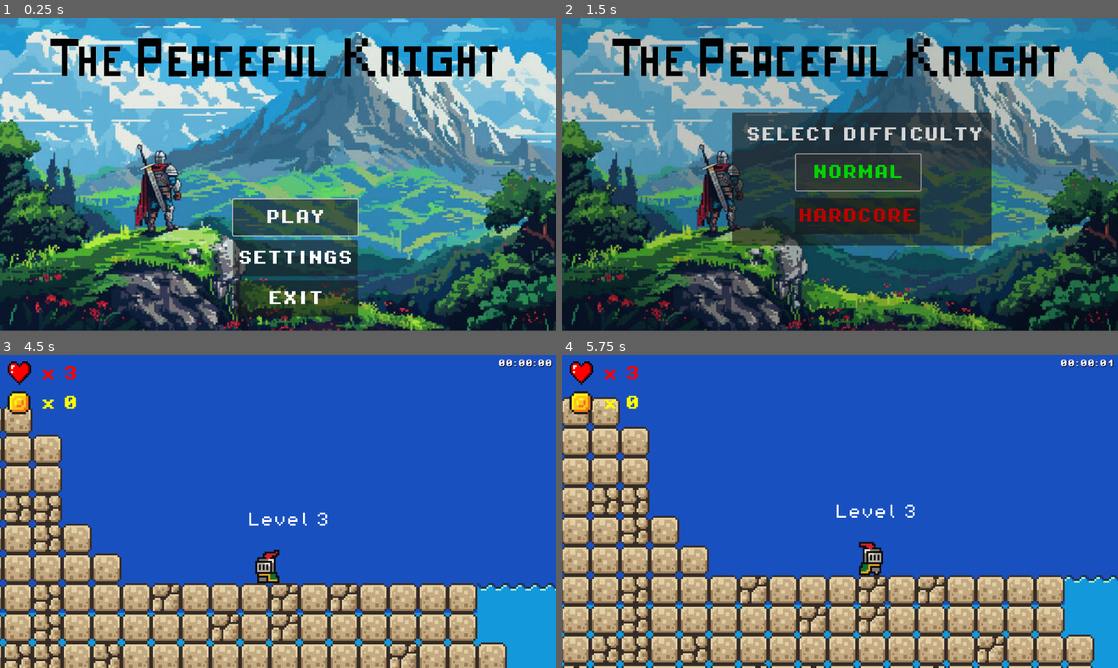
Above: before the commit, frames 1-4 (two rows, left to right).
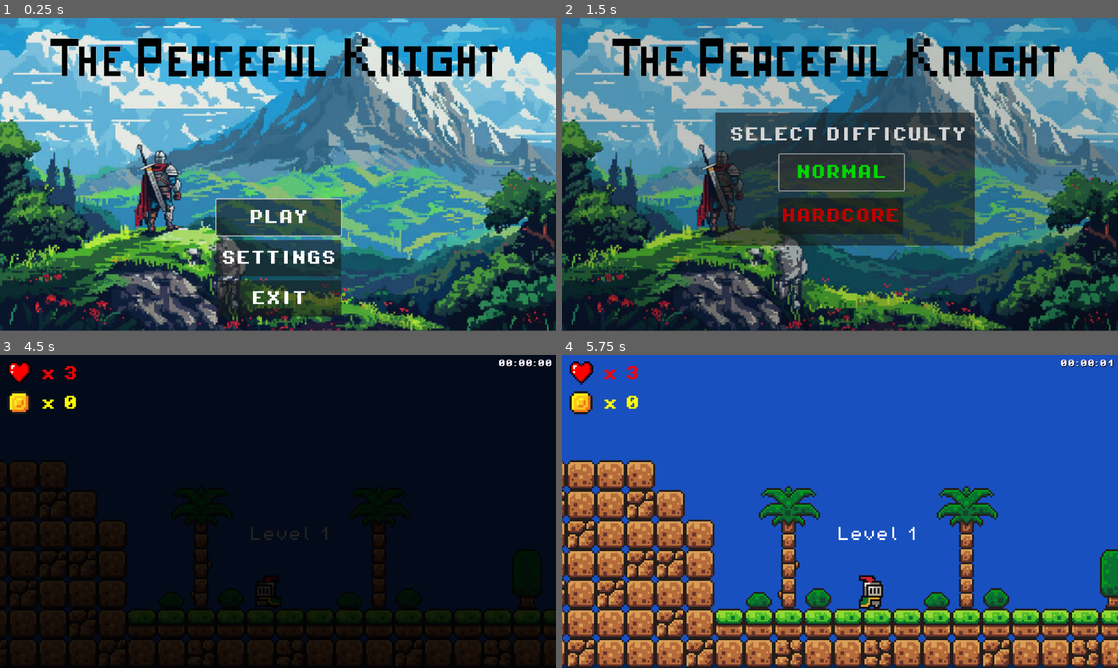
Above: after the commit, the same moments.

Repository: tiagonico/first_game_godot
Game: Godot game, scene res://scenes/master_scene.tscn
The game is run twice, just before and just after one commit, with the same random seed, the same clock (stepped at 60 frames per second) and the same inputs. Sound files missing from this copy of the repository are replaced by a short silence.
Inputs (mouse positions are in pixels of both pictures, inside the frame that each line leads up to):
- Up to frame 1 (0.25 s): no input
- Up to frame 2 (1.5 s): click "PLAY" at 0.5 s; click "NORMAL" at 1.25 s
- Up to frame 3 (4.5 s): click "NORMAL" at 2 s; move the mouse to (400, 495) at 2.77 s; hold D (move_right) 2.78-4.28 s; tap Shift (walk) at 2.85, 3.6, 4.35 s; tap Space (jump) at 3.02, 3.77 s; move the mouse to (166, 527) at 3.52 s; move the mouse to (333, 442) at 4.27 s; hold A (move_left) from 4.28 s (still down)
- Up to frame 4 (5.75 s): move the mouse to (812, 574) at 5.02 s; release A (move_left) at 5.03 s; hold D (move_right) from 5.03 s (still down); tap Shift (walk) at 5.1 s; tap Space (jump) at 5.27 s

The runs differ from the first frame. In frame 1, 2.9% of the frame differs, in the area x 38-65%, y 57-96%; in frame 2, 4.7%; in frame 3, 99%, in the area x 0-100%, y 0-100%; in frame 4, 43%.

Commit message:
Add game over scene

Diff:
--- /dev/null
+++ b/scenes/game_over.tscn
@@ -0,0 +1,142 @@
+[gd_scene load_steps=13 format=3 uid="uid://brknn01402ntc"]
+
+[ext_resource type="Texture2D" uid="uid://dnuv0vecpqkko" path="res://assets/sprites/knight.png" id="1_fgyph"]
+[ext_resource type="Script" path="res://scripts/game_over.gd" id="1_ut82o"]
+[ext_resource type="FontFile" uid="uid://ccyvbi5e0k2ym" path="res://assets/fonts/PixelOperator8-Bold.ttf" id="2_smoai"]
+[ext_resource type="AudioStream" uid="uid://bmxwdd5xnake8" path="res://assets/sounds/game_over.wav" id="4_mbeu6"]
+
+[sub_resource type="AtlasTexture" id="AtlasTexture_mpcua"]
+atlas = ExtResource("1_fgyph")
+region = Rect2(32, 0, 32, 32)
+
+[sub_resource type="AtlasTexture" id="AtlasTexture_ie2oe"]
+atlas = ExtResource("1_fgyph")
+region = Rect2(0, 0, 32, 32)
+
+[sub_resource type="AtlasTexture" id="AtlasTexture_otx81"]
+atlas = ExtResource("1_fgyph")
+region = Rect2(224, 96, 32, 32)
+
+[sub_resource type="AtlasTexture" id="AtlasTexture_utfw8"]
+atlas = ExtResource("1_fgyph")
+region = Rect2(0, 224, 32, 32)
+
+[sub_resource type="AtlasTexture" id="AtlasTexture_7kcig"]
+atlas = ExtResource("1_fgyph")
+region = Rect2(32, 224, 32, 32)
+
+[sub_resource type="AtlasTexture" id="AtlasTexture_vta1b"]
+atlas = ExtResource("1_fgyph")
+region = Rect2(64, 224, 32, 32)
+
+[sub_resource type="AtlasTexture" id="AtlasTexture_4yokn"]
+atlas = ExtResource("1_fgyph")
+region = Rect2(96, 224, 32, 32)
+
+[sub_resource type="SpriteFrames" id="SpriteFrames_7pjea"]
+animations = [{
+"frames": [{
+"duration": 1.0,
+"texture": SubResource("AtlasTexture_mpcua")
+}, {
+"duration": 1.0,
+"texture": SubResource("AtlasTexture_ie2oe")
+}, {
+"duration": 1.0,
+"texture": SubResource("AtlasTexture_otx81")
+}, {
+"duration": 1.0,
+"texture": SubResource("AtlasTexture_utfw8")
+}, {
+"duration": 1.0,
+"texture": SubResource("AtlasTexture_7kcig")
+}, {
+"duration": 1.0,
+"texture": SubResource("AtlasTexture_vta1b")
+}, {
+"duration": 1.0,
+"texture": SubResource("AtlasTexture_4yokn")
+}],
+"loop": false,
+"name": &"new_animation",
+"speed": 2.0
+}]
+
+[node name="Game Over" type="Node2D"]
+script = ExtResource("1_ut82o")
+
+[node name="CanvasLayer" type="CanvasLayer" parent="."]
+
+[node name="ColorRect" type="ColorRect" parent="CanvasLayer"]
+offset_left = -11.0
+offset_top = -38.0
+offset_right = 1229.0
+offset_bottom = 708.0
+color = Color(0, 0, 0, 1)
+
+[node name="AnimatedSprite2D" type="AnimatedSprite2D" parent="CanvasLayer"]
+position = Vector2(589, 331)
+scale = Vector2(10, 10)
+sprite_frames = SubResource("SpriteFrames_7pjea")
+animation = &"new_animation"
+autoplay = "new_animation"
+frame = 6
+frame_progress = 1.0
+
+[node name="Timer" type="Timer" parent="CanvasLayer"]
+wait_time = 8.0
+
+[node name="Label" type="Label" parent="CanvasLayer"]
+offset_left = 329.0
+offset_top = 144.0
+offset_right = 905.0
+offset_bottom = 233.0
+theme_override_colors/font_color = Color(1, 0.0196078, 0.0823529, 1)
+theme_override_fonts/font = ExtResource("2_smoai")
+theme_override_font_sizes/font_size = 64
+text = "GAME OVER"
+
+[node name="MaxLevel" type="Label" parent="CanvasLayer"]
+offset_left = 370.0
+offset_top = 555.0
+offset_right = 472.0
+offset_bottom = 611.0
+theme_override_colors/font_color = Color(1, 1, 0, 1)
+theme_override_fonts/font = ExtResource("2_smoai")
+theme_override_font_sizes/font_size = 48
+text = "1"
+
+[node name="MaxLevel2" type="Label" parent="CanvasLayer"]
+offset_left = 97.0
+offset_top = 558.0
+offset_right = 473.0
+offset_bottom = 614.0
+theme_override_colors/font_color = Color(1, 1, 1, 1)
+theme_override_fonts/font = ExtResource("2_smoai")
+theme_override_font_sizes/font_size = 48
+text = "Level"
+
+[node name="Time" type="Label" parent="CanvasLayer"]
+offset_left = 919.0
+offset_top = 561.0
+offset_right = 1295.0
+offset_bottom = 617.0
+theme_override_colors/font_color = Color(1, 1, 0, 1)
+theme_override_fonts/font = ExtResource("2_smoai")
+theme_override_font_sizes/font_size = 48
+text = "00:00"
+
+[node name="Time2" type="Label" parent="CanvasLayer"]
+offset_left = 697.0
+offset_top = 560.0
+offset_right = 1073.0
+offset_bottom = 616.0
+theme_override_colors/font_color = Color(1, 1, 1, 1)
+theme_override_fonts/font = ExtResource("2_smoai")
+theme_override_font_sizes/font_size = 48
+text = "Time"
+
+[node name="GameOver" type="AudioStreamPlayer" parent="CanvasLayer"]
+stream = ExtResource("4_mbeu6")
+
+[connection signal="timeout" from="CanvasLayer/Timer" to="." method="_on_timer_timeout"]
--- a/scenes/loading.tscn
+++ b/scenes/loading.tscn
@@ -141,7 +141,7 @@
 scale = Vector2(10, 10)
 sprite_frames = SubResource("SpriteFrames_uj1p1")
 autoplay = "default"
-frame_progress = 0.843538
+frame_progress = 0.767824
 
 [node name="Timer" type="Timer" parent="CanvasLayer"]
 wait_time = 2.0
--- a/scenes/menu.tscn
+++ b/scenes/menu.tscn
@@ -362,9 +362,9 @@
 [node name="CanvasLayer" type="CanvasLayer" parent="."]
 
 [node name="ButtonPlay" type="Button" parent="CanvasLayer"]
-offset_left = 503.0
+offset_left = 467.0
 offset_top = 391.0
-offset_right = 772.0
+offset_right = 736.0
 offset_bottom = 469.0
 theme_override_colors/font_color = Color(1, 1, 1, 1)
 theme_override_fonts/font = ExtResource("1_nay07")
@@ -372,9 +372,9 @@
 text = "PLAY"
 
 [node name="ButtonSettings" type="Button" parent="CanvasLayer"]
-offset_left = 503.0
+offset_left = 467.0
 offset_top = 479.0
-offset_right = 772.0
+offset_right = 736.0
 offset_bottom = 557.0
 theme_override_colors/font_color = Color(1, 1, 1, 1)
 theme_override_fonts/font = ExtResource("1_nay07")
@@ -382,9 +382,9 @@
 text = "SETTINGS"
 
 [node name="ButtonQuit" type="Button" parent="CanvasLayer"]
-offset_left = 504.0
+offset_left = 468.0
 offset_top = 566.0
-offset_right = 773.0
+offset_right = 737.0
 offset_bottom = 644.0
 theme_override_colors/font_color = Color(1, 1, 1, 1)
 theme_override_fonts/font = ExtResource("1_nay07")
@@ -392,9 +392,9 @@
 text = "EXIT"
 
 [node name="Panel" type="Panel" parent="CanvasLayer"]
-offset_left = 367.0
+offset_left = 331.0
 offset_top = 204.0
-offset_right = 927.0
+offset_right = 891.0
 offset_bottom = 491.0
 theme = SubResource("Theme_82tcq")
 
@@ -451,6 +451,7 @@
 
 [node name="MenuChange" type="AudioStreamPlayer2D" parent="CanvasLayer"]
 stream = ExtResource("3_dr0m7")
+volume_db = -5.0
 bus = &"SFX"
 
 [node name="MenuChoose" type="AudioStreamPlayer2D" parent="CanvasLayer"]
--- a/scripts/game_manager.gd
+++ b/scripts/game_manager.gd
@@ -9,6 +9,7 @@
 var is_dead = false
 var level_pass = false
 var mouse_position
+var last_velocity_y = 0
 
 signal lifes_changed
 signal coins_changed
--- /dev/null
+++ b/scripts/game_over.gd
@@ -0,0 +1,25 @@
+extends Node2D
+
+@onready var game_over = $CanvasLayer/GameOver
+@onready var timer = $CanvasLayer/Timer
+@onready var max_level = $CanvasLayer/MaxLevel
+@onready var time = $CanvasLayer/Time
+
+func _ready():
+	Input.set_mouse_mode(Input.MOUSE_MODE_HIDDEN)
+	set_labels()
+	timer.start()
+	game_over.play()
+
+func set_labels():
+	var seconds = "%02d" % Global.get_seconds()
+	var minutes = "%02d" % Global.get_minutes()
+	var hours = "%02d" % Global.get_hours()
+	if hours == "00":
+		time.text = minutes+":"+seconds
+	else:
+		time.text = hours+":"+minutes+":"+seconds
+	max_level.text = str(PlayerVariables.player_level)
+
+func _on_timer_timeout():
+	Global.go_to_main_menu()
--- a/scripts/global.gd
+++ b/scripts/global.gd
@@ -65,6 +65,9 @@
 func go_to_after_loading():
 	goto_scene(after_loading_scene)
 
+func go_to_game_over():
+	goto_scene("res://scenes/game_over.tscn")
+
 func go_to_main_menu():
 	goto_scene("res://scenes/menu.tscn")
 
--- a/scripts/killzone.gd
+++ b/scripts/killzone.gd
@@ -15,6 +15,6 @@
 	else:
 		PlayerVariables.reset_variables(false)
 		if Global.is_hardcore:
-			Global.go_to_main_menu()
+			Global.go_to_game_over()
 		else:
 			Global.go_to_current_level()
--- a/scripts/player.gd
+++ b/scripts/player.gd
@@ -5,6 +5,7 @@
 var JUMP_VELOCITY = -280.0
 var walk = 1
 var in_water = false
+var last_velocity_y = 0
 
 @onready var animated_sprite_2d = $AnimatedSprite2D
 @onready var game_manager = %GameManager
@@ -15,6 +16,9 @@
 var gravity = ProjectSettings.get_setting("physics/2d/default_gravity")
 
 func _physics_process(delta):
+	if velocity.y == 0 and last_velocity_y > 0:
+		print(velocity.y)
+
 
 	if PlayerVariables.player_level == 3:
 		if position.y > 1243:
@@ -88,4 +92,5 @@
 			else:
 				animated_sprite_2d.play("run")
 
+	last_velocity_y = velocity.y
 	move_and_slide()
--- a/scripts/player_variables.gd
+++ b/scripts/player_variables.gd
@@ -2,7 +2,7 @@
 
 var lifes_number = 3
 var coins_number = 0
-var player_level = 3
+var player_level = 1
 var checkpoint = 0
 
 func reset_variables(quit):
@@ -13,7 +13,7 @@
 		player_level = 1
 	if Global.is_hardcore:
 		player_level = 1
-		lifes_number = 2
+		lifes_number = 0
 
 func lose_life():
 	lifes_number-=1
Not shown, added: assets/sounds/game_over.wav.import
Not shown, added: assets/sounds/game_over.wav
